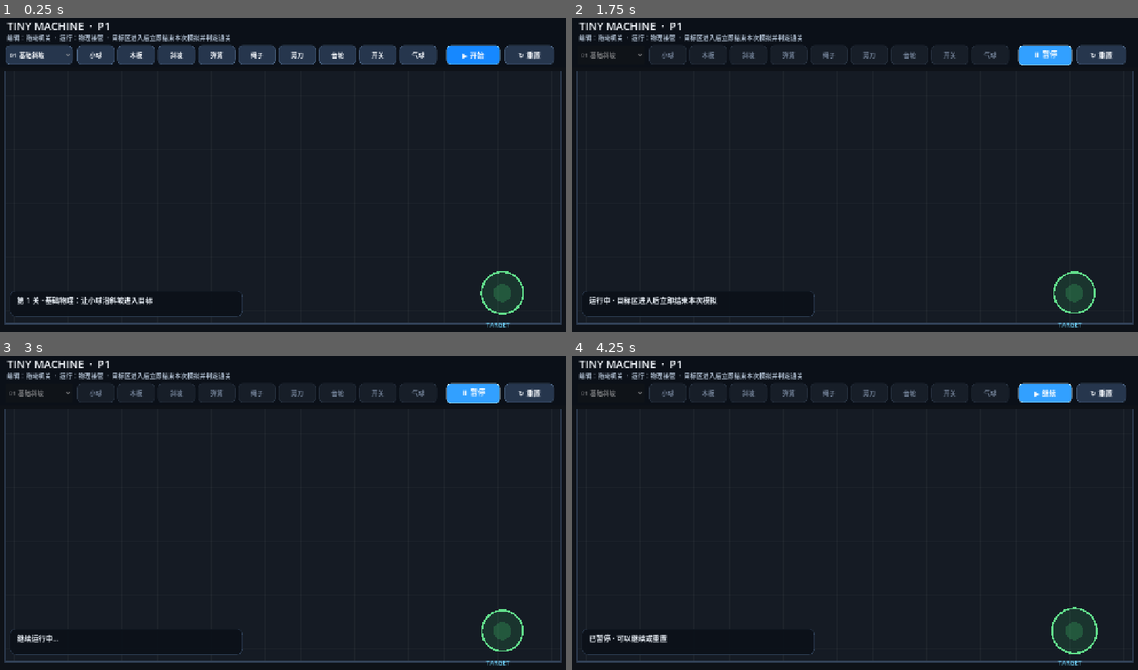
Above: before the commit, frames 1-4 (two rows, left to right).
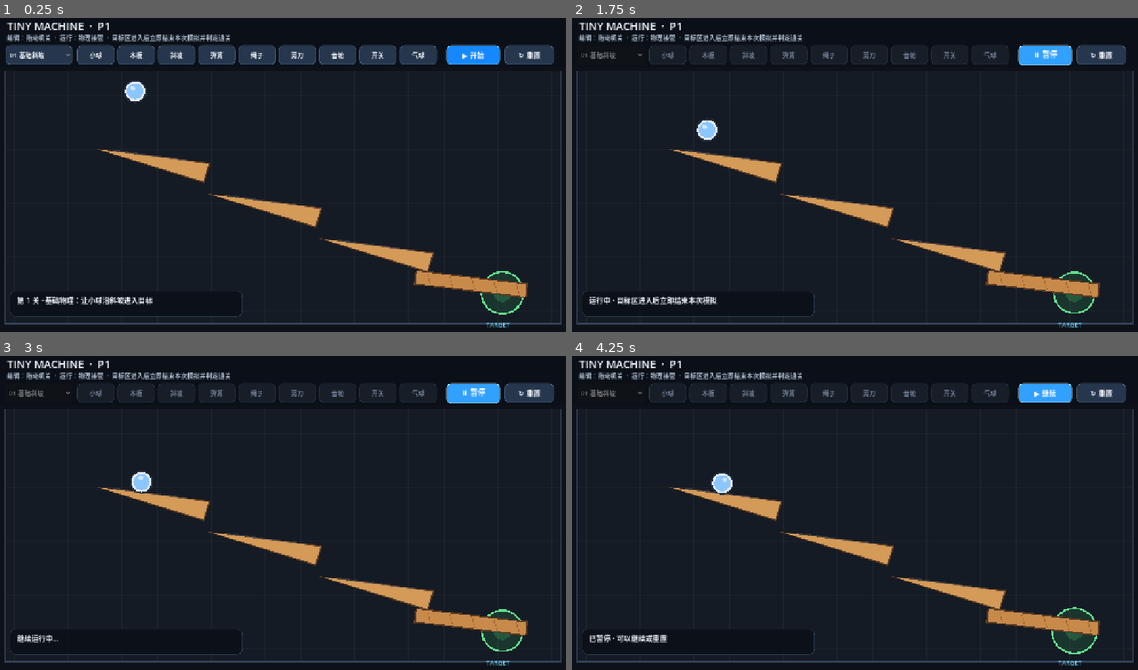
Above: after the commit, the same moments.

Repository: passwall787-del/tiny-machine
Game: Godot game, scene res://main.tscn
Same seed, same stepped clock (60 frames per second), same inputs: the game is played once before the commit and once after it.
Inputs:
- Up to frame 1 (0.25 s): no input
- Up to frame 2 (1.75 s): click "↻ 重置" at 0.5 s; click "▶ 开始" at 1.25 s
- Up to frame 3 (3 s): click "⏸ 暂停" at 2 s; click "▶ 继续" at 2.75 s
- Up to frame 4 (4.25 s): click "⏸ 暂停" at 3.5 s

The runs differ from the first frame. In frame 1, 3.3% of the frame differs, in the area x 17-94%, y 19-90%; in frame 2, 3.3%, in the area x 17-94%, y 31-90%; in frame 3, 3.3%; in frame 4, 3.3%.
Error before the commit: Parse Error: Invalid cast. Cannot convert from "MachinePiece" to "CollisionObject2D". (res://piece.gd:23)

Commit message:
fix: use runtime node lookup for mixed physics component types

Diff:
--- a/piece.gd
+++ b/piece.gd
@@ -20,14 +20,14 @@
     rotation = rot
     start_position = pos
     start_rotation = rot
-    var collider := self as CollisionObject2D
+    var collider := get_node(".") as CollisionObject2D
     if collider != null:
         collider.input_pickable = true
     simulation_enabled = false
     queue_redraw()
 
 func _ready() -> void:
-    var collider := self as CollisionObject2D
+    var collider := get_node(".") as CollisionObject2D
     if collider != null:
         collider.input_pickable = true
     queue_redraw()
@@ -63,8 +63,9 @@
 func _physics_process(delta: float) -> void:
     if main == null or not simulation_enabled:
         return
-    if piece_type == "balloon" and self is RigidBody2D:
-        (self as RigidBody2D).apply_central_force(Vector2(0, -95.0))
+    var rb := get_node(".") as RigidBody2D
+    if piece_type == "balloon" and rb != null:
+        rb.apply_central_force(Vector2(0, -95.0))
     elif piece_type == "gear":
         if active:
             rotation += spin_speed * delta
@@ -78,8 +79,8 @@
     cut = false
     simulation_enabled = false
     dragging = false
-    if self is RigidBody2D:
-        var rb := self as RigidBody2D
+    var rb := get_node(".") as RigidBody2D
+    if rb != null:
         rb.freeze = true
         rb.linear_velocity = Vector2.ZERO
         rb.angular_velocity = 0.0
@@ -94,8 +95,9 @@
     queue_redraw()
 
 func apply_central_impulse(impulse: Vector2) -> void:
-    if self is RigidBody2D:
-        (self as RigidBody2D).apply_central_impulse(impulse)
+    var rb := get_node(".") as RigidBody2D
+    if rb != null:
+        rb.apply_central_impulse(impulse)
 
 func _draw() -> void:
     var selected = main != null and main.selected_piece == self and main.is_editing()
